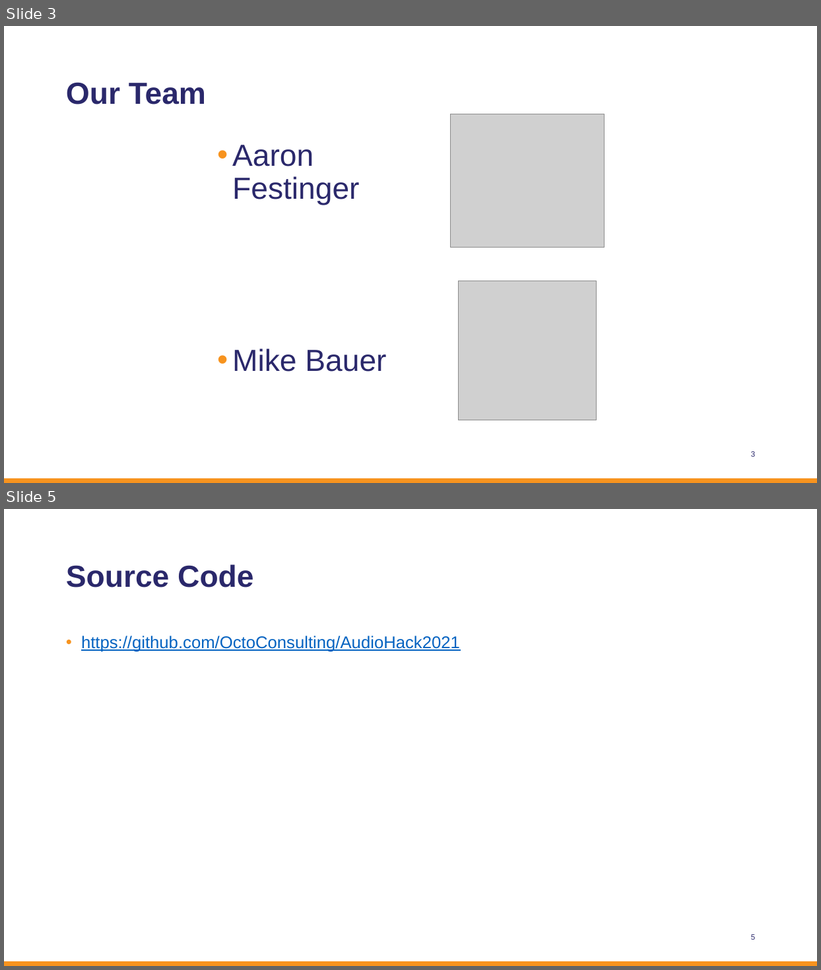
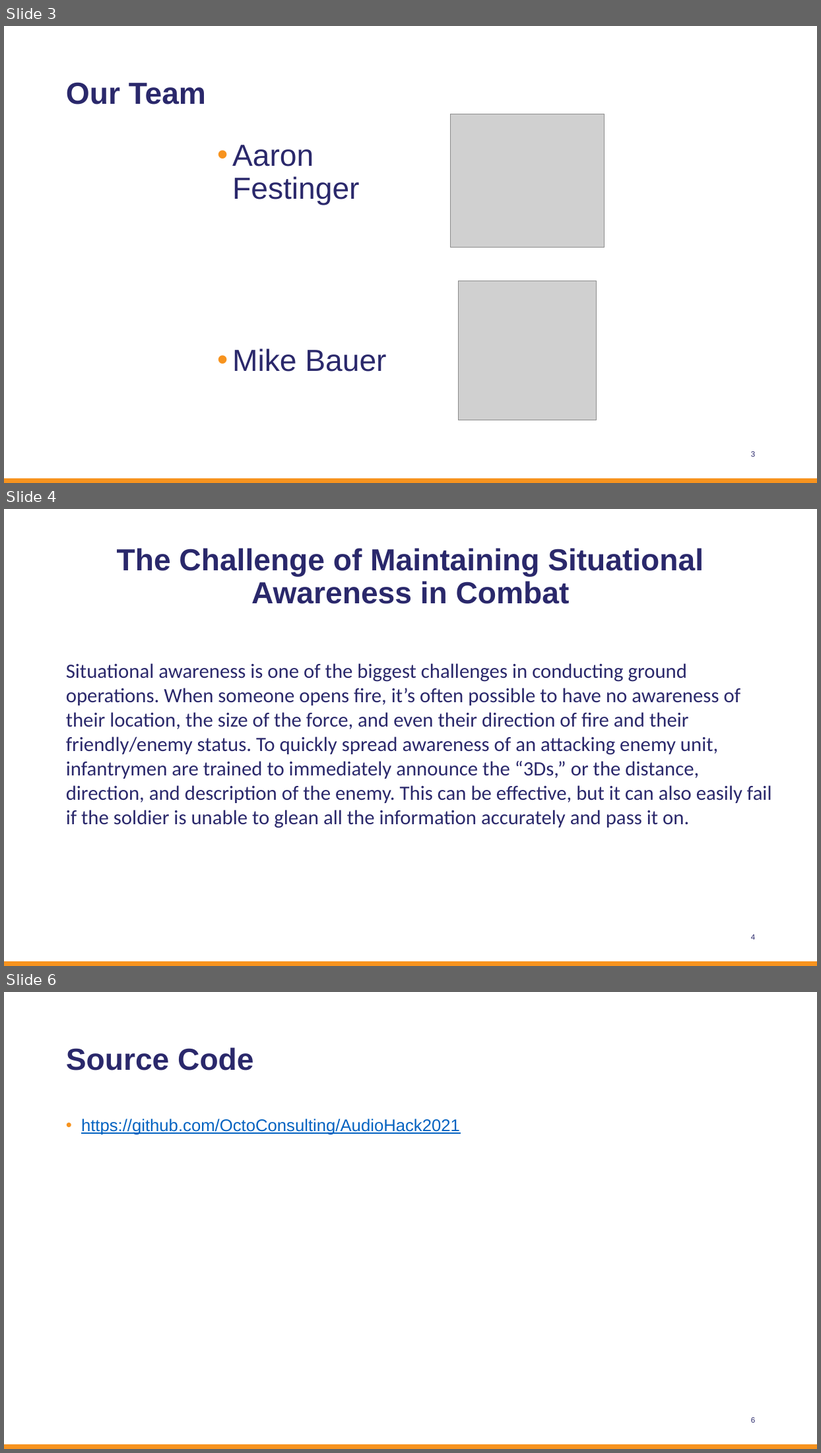
Before and after one commit to OctoConsulting/AudioHack2021, a slide deck: Hackathon_PPT_2021 Seeing Ear Bats.pptx. Shown one above the other, each under a label of ours: slides 3 and 5 before the commit, slides 3, 4 and 6 after it; the slides between them are not shown. The pictures are 821x970 and 821x1453 pixels, drawn with LibreOffice and Linux fonts; fonts in the diff are those of the drawing; grey boxes stand for pictures; background and template pictures are left out. Boxes give left, top, right and bottom in pixels: in the first picture for what was removed or moved away, otherwise in the second. Text is boxed around its words. In the diff, an @@ line names an element or a change of style, - is before the commit and + after.

```diff
--- a/Hackathon_PPT_2021 Seeing Ear Bats.pptx
+++ b/Hackathon_PPT_2021 Seeing Ear Bats.pptx
@@ slide 4 added at (x1=4, y1=509, x2=817, y2=966), background #FFFFFF; not listed: 2 template elements that a slide beside it also shows @@
@@ title added at (x1=117, y1=548, x2=704, y2=604), 36 pt, text #2A286B, bold @@
+The Challenge of Maintaining Situational Awareness in Combat
@@ text added at (x1=66, y1=663, x2=772, y2=828), 24 pt, text #2A286B @@
+Situational awareness is one of the biggest challenges in conducting ground operations. When someone opens fire, it’s often possible to have no awareness of their location, the size of the force, and even their direction of fire and their friendly/enemy status. To quickly spread awareness of an attacking enemy unit, infantrymen are trained to immediately announce the “3Ds,” or the distance, direction, and description of the enemy. This can be effective, but it can also easily fail if the soldier is unable to glean all the information accurately and pass it on.
@@ what was slide 5 is now slide 6 @@
```
Also in this commit, not shown: 2 slides changed, 1 other slide added, 1 slide removed, 8 other files.
